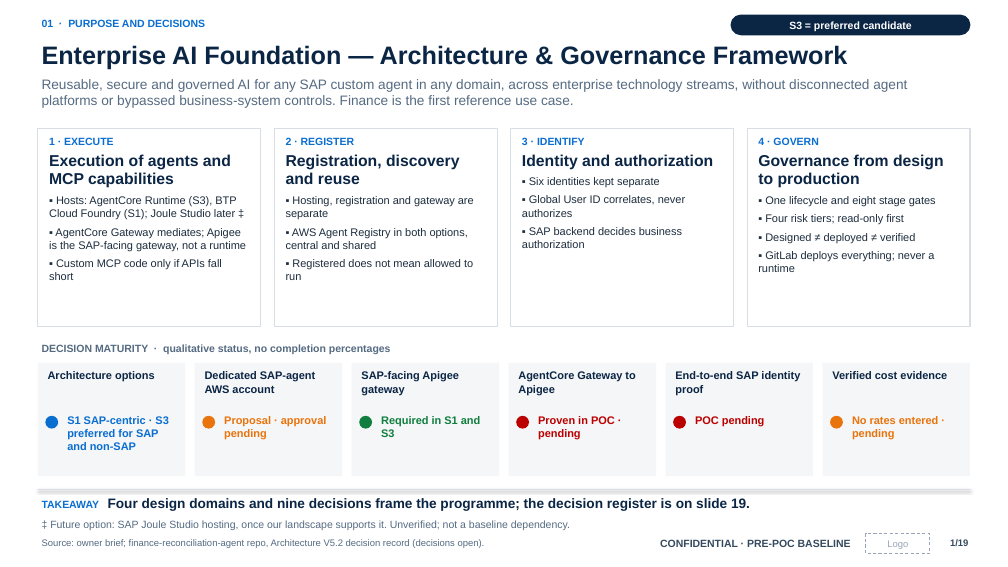
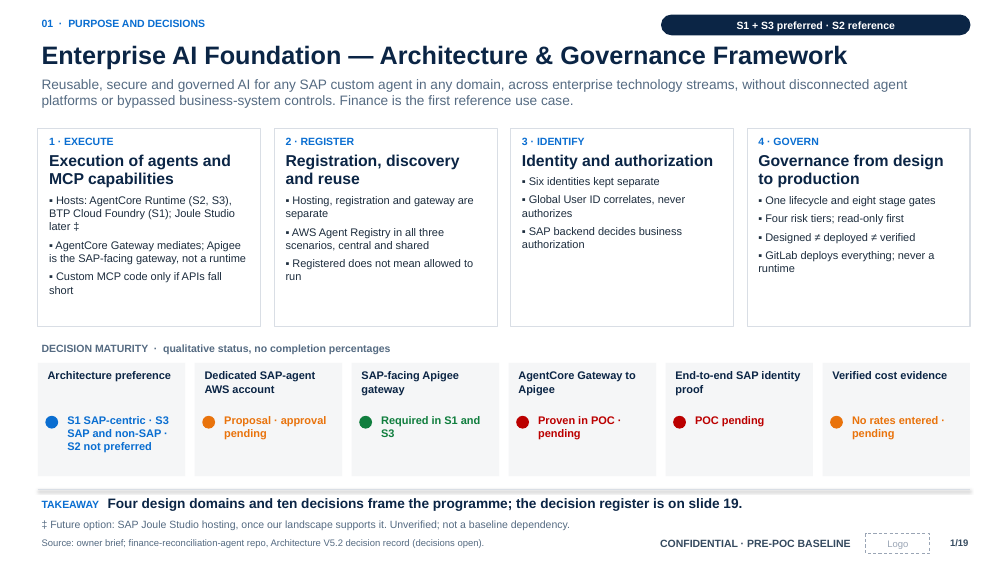
Before and after one commit to Iam-PrasadDeshpande/finance-reconciliation-agent, a slide deck: slide 1 of docs/Enterprise_AI_Foundation_Governance_V5_2.pptx. Drawn at 1008x567 pixels with LibreOffice and Linux fonts; fonts in the diff are those of the drawing. Boxes give left, top, right and bottom in pixels: in the first picture for what was removed or moved away, otherwise in the second. Text is boxed around its words. In the diff, an @@ line names an element or a change of style, - is before the commit and + after.

```diff
--- a/docs/Enterprise_AI_Foundation_Governance_V5_2.pptx
+++ b/docs/Enterprise_AI_Foundation_Governance_V5_2.pptx
@@ rounded rectangle "S1 + S3 preferred · ...": place and size @@
-rounded rectangle "S1 + S3 preferred · ..." at bbox=[731, 15, 970, 35]
+rounded rectangle "S1 + S3 preferred · ..." at bbox=[662, 15, 970, 35]
@@ text in rounded rectangle at bbox=[737, 21, 895, 31]: text changed @@
-S3 = preferred candidate
+S1 + S3 preferred · S2 reference
@@ text at bbox=[49, 196, 235, 230]: text changed @@
-▪ Hosts: AgentCore Runtime (S3), BTP Cloud Foundry (S1); Joule Studio later ‡
+▪ Hosts: AgentCore Runtime (S2, S3), BTP Cloud Foundry (S1); Joule Studio later ‡
@@ text at bbox=[286, 228, 444, 251]: text changed @@
-▪ AWS Agent Registry in both options, central and shared
+▪ AWS Agent Registry in all three scenarios, central and shared
@@ text at bbox=[48, 371, 171, 382]: text changed @@
-Architecture options
+Architecture preference
@@ text at bbox=[67, 416, 168, 453]: text changed @@
-S1 SAP-centric · S3 preferred for SAP and non-SAP
+S1 SAP-centric · S3 SAP and non-SAP · S2 not preferred
@@ text at bbox=[42, 498, 742, 511]: text changed @@
-TAKEAWAY Four design domains and nine decisions frame the programme; the decision register is on slide 19.
+TAKEAWAY Four design domains and ten decisions frame the programme; the decision register is on slide 19.
```
Also in this commit, not shown: 6 other slides changed, 1 other file.
